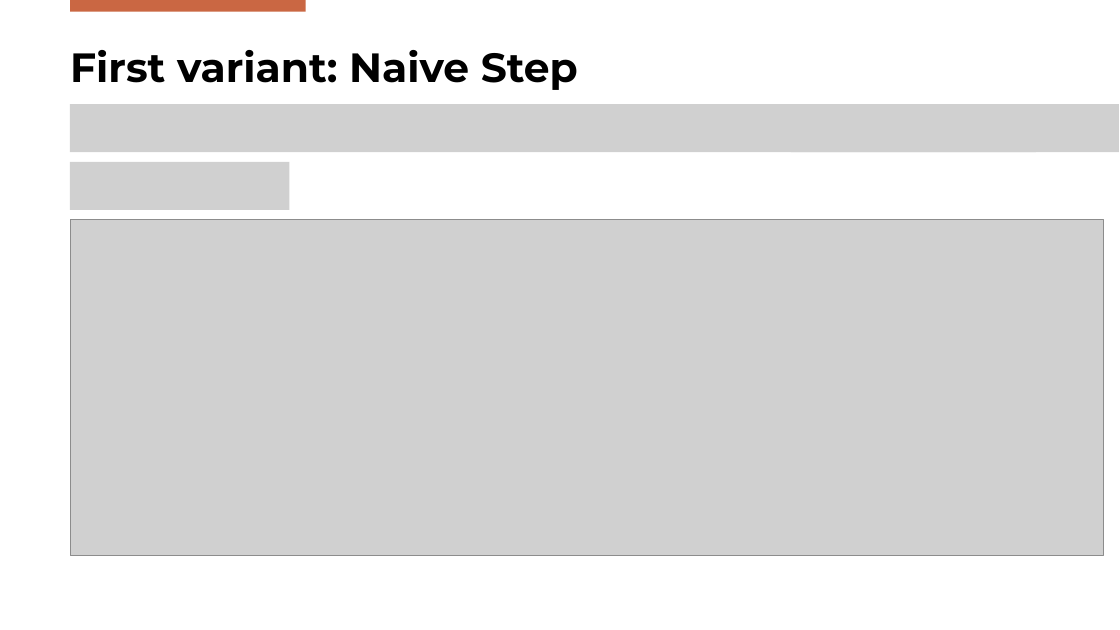
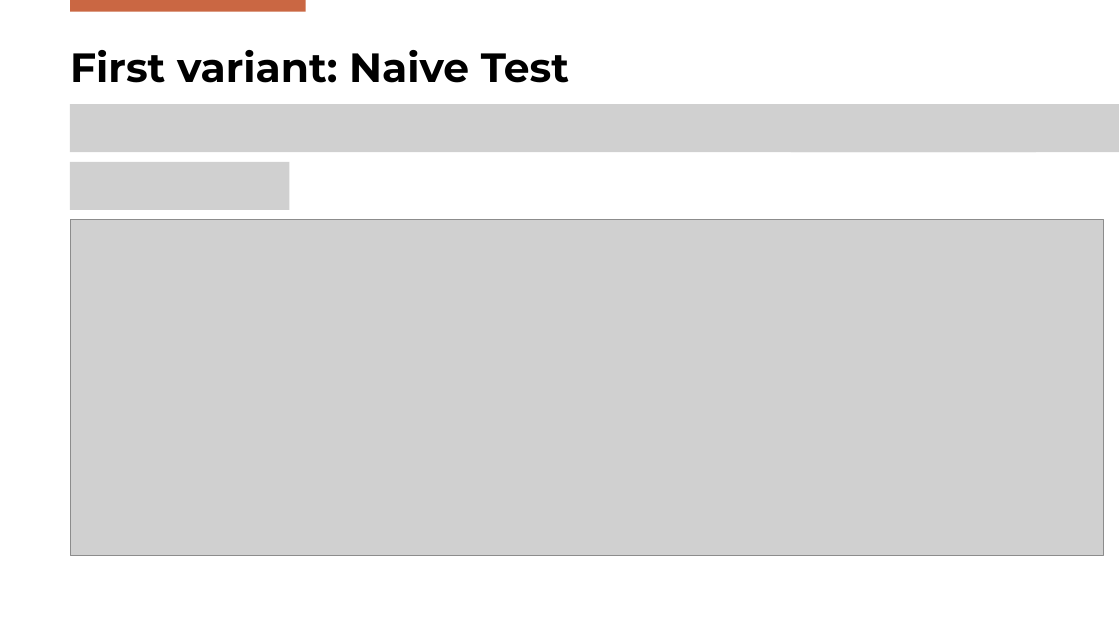
Before and after one commit to FilippoBolis/OptimizationProject_2025, a slide deck: slide 19 of Ppt/Optimization.pptx. Drawn at 1120x630 pixels with LibreOffice and Linux fonts; fonts in the diff are those of the drawing; grey boxes stand for pictures; background and template pictures are left out. Boxes give left, top, right and bottom in pixels: in the first picture for what was removed or moved away, otherwise in the second. Text is boxed around its words. In the diff, an @@ line names an element or a change of style, - is before the commit and + after.

```diff
--- a/Ppt/Optimization.pptx
+++ b/Ppt/Optimization.pptx
@@ title at [70, 50, 569, 83]: text changed @@
-First variant: Naive Step
+First variant: Naive Test
```
Also in this commit, not shown: 13 slides added, 7 other files.
